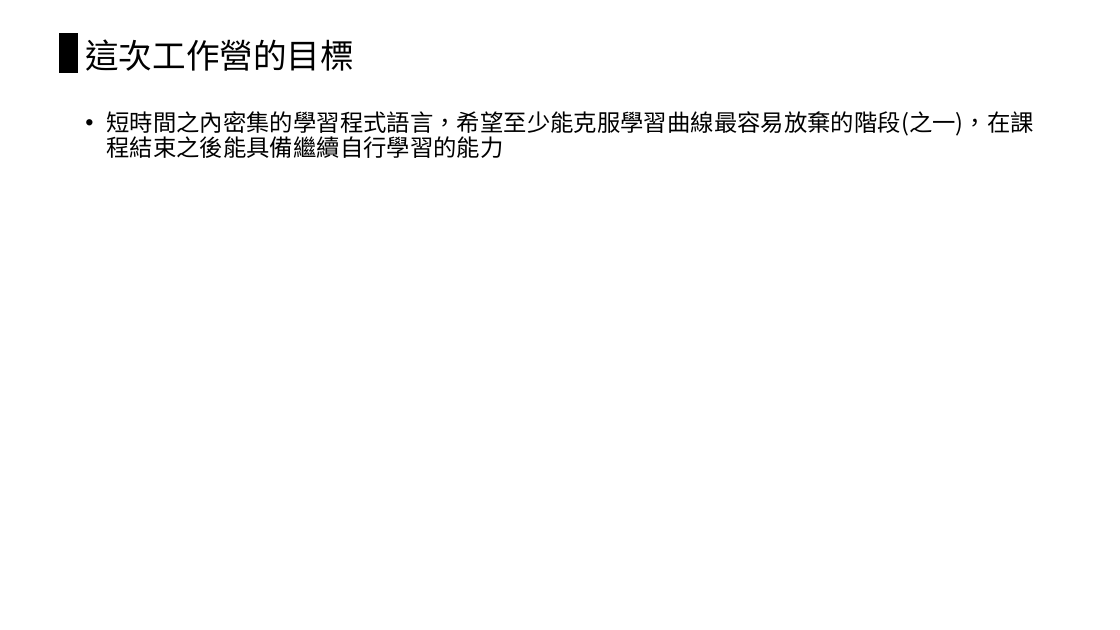
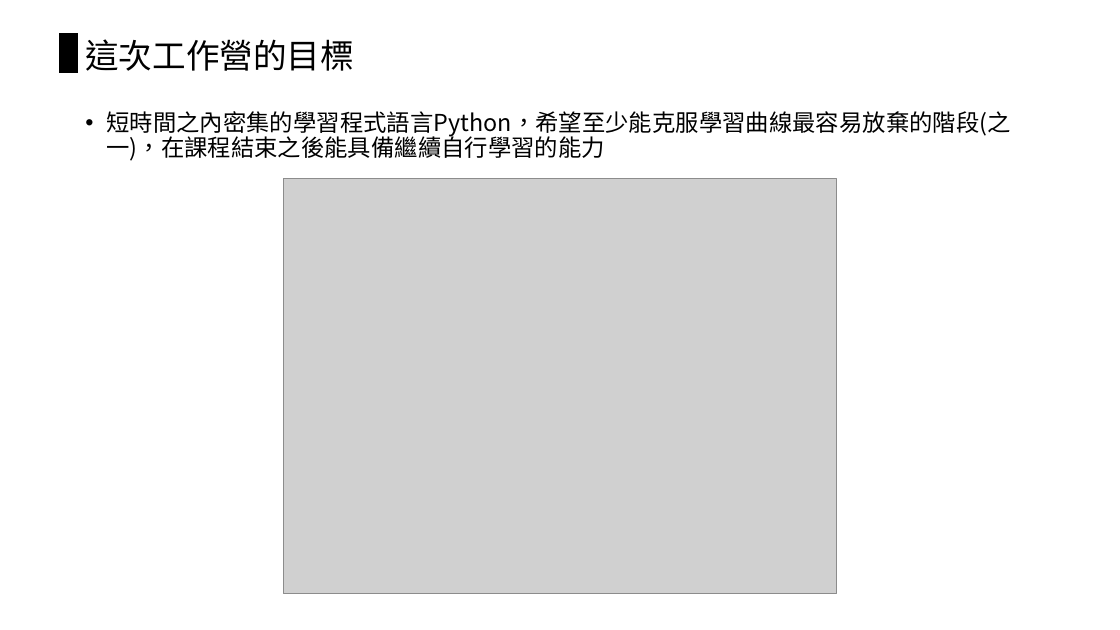
Before and after one commit to chiachin-yen/NCKU_workshop_2018, a slide deck: slide 3 of 2018_Eink工作營.pptx. Drawn at 1120x630 pixels with LibreOffice and Linux fonts; fonts in the diff are those of the drawing; grey boxes stand for pictures. Boxes give left, top, right and bottom in pixels: in the first picture for what was removed or moved away, otherwise in the second. Text is boxed around its words. In the diff, an @@ line names an element or a change of style, - is before the commit and + after.

```diff
--- a/2018_Eink工作營.pptx
+++ b/2018_Eink工作營.pptx
@@ text at (106, 111, 1011, 161): text changed @@
-• 短時間之內密集的學習程式語言，希望至少能克服學習曲線最容易放棄的階段(之一)，在課程結束之後能具備繼續自行學習的能力
+• 短時間之內密集的學習程式語言Python，希望至少能克服學習曲線最容易放棄的階段(之一)，在課程結束之後能具備繼續自行學習的能力
@@ picture added at (283, 179, 837, 594) @@
```
Also in this commit, not shown: 27 other slides changed, 9 slides added, 2 slides removed, 6 other files.
